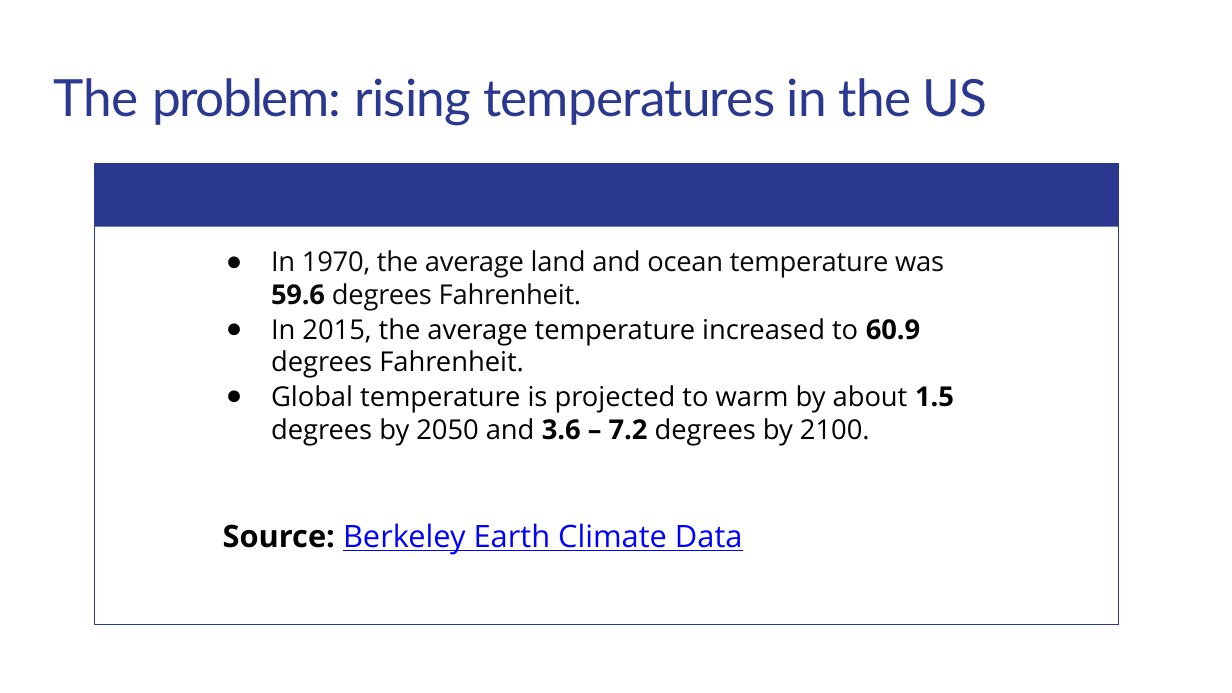
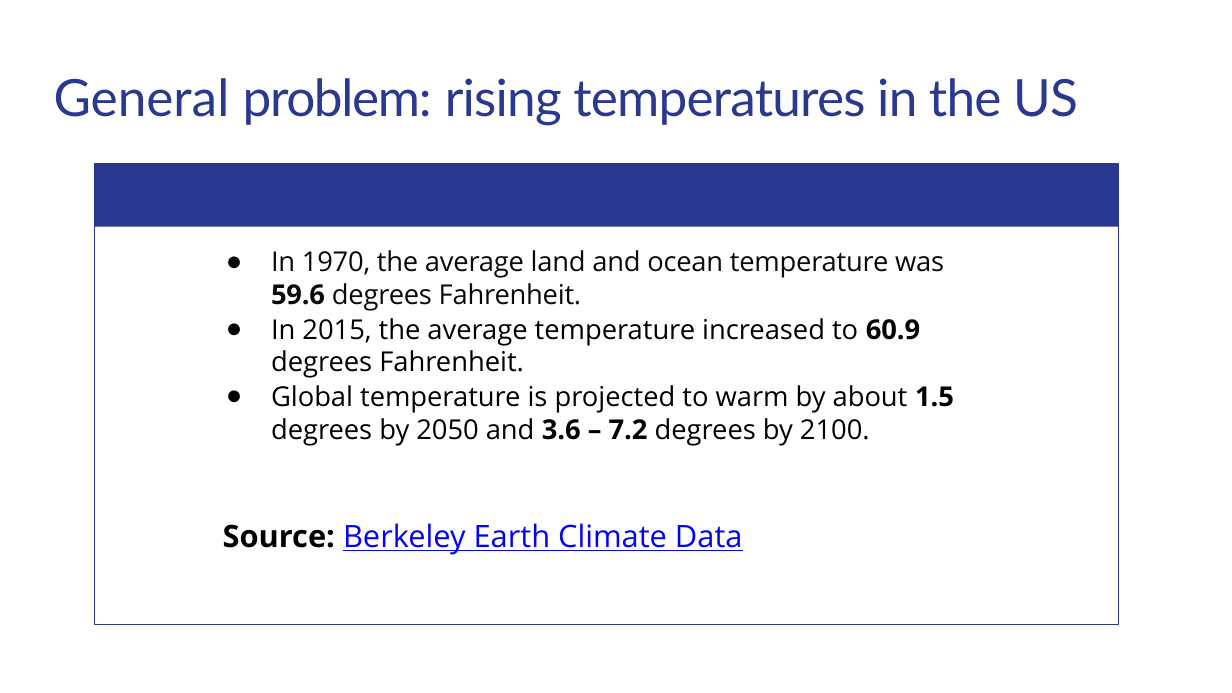
Before and after one commit to matthewshawnkehoe/Data-Science-Projects, a slide deck: slide 2 of Capstone Projects/Capstone_Two_Supervised_ML/Predicting_Temperature_Change.pptx. Drawn at 1232x693 pixels with LibreOffice and Linux fonts; fonts in the diff are those of the drawing. Boxes give left, top, right and bottom in pixels: in the first picture for what was removed or moved away, otherwise in the second. Text is boxed around its words. In the diff, an @@ line names an element or a change of style, - is before the commit and + after.

```diff
--- a/Capstone Projects/Capstone_Two_Supervised_ML/Predicting_Temperature_Change.pptx
+++ b/Capstone Projects/Capstone_Two_Supervised_ML/Predicting_Temperature_Change.pptx
@@ title at <box>54,78,1078,125</box>: text changed @@
-The problem: rising temperatures in the US
+General problem: rising temperatures in the US
```
Also in this commit, not shown: 3 other slides changed, 3 slides added, 1 slide removed.
